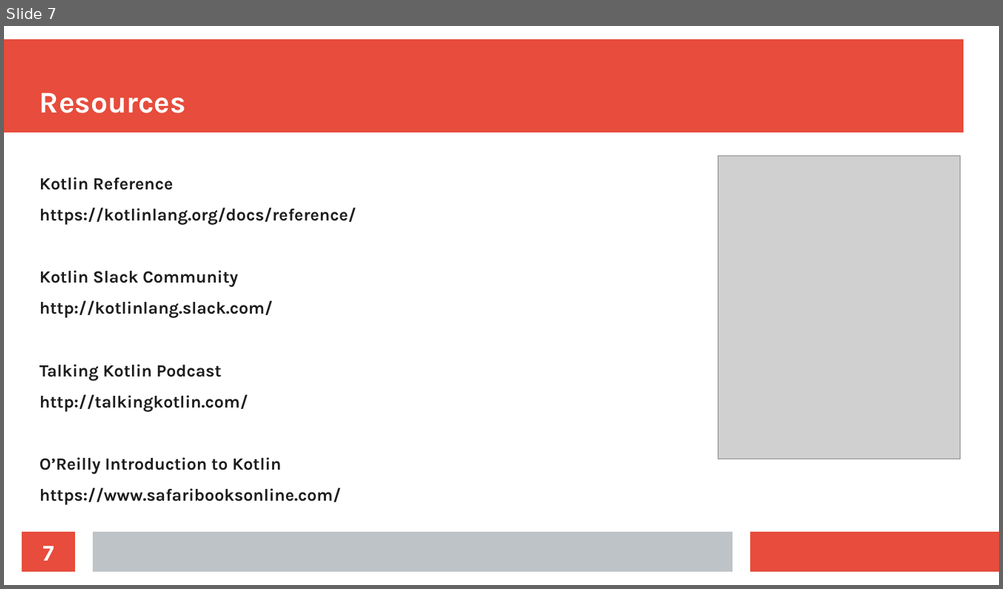
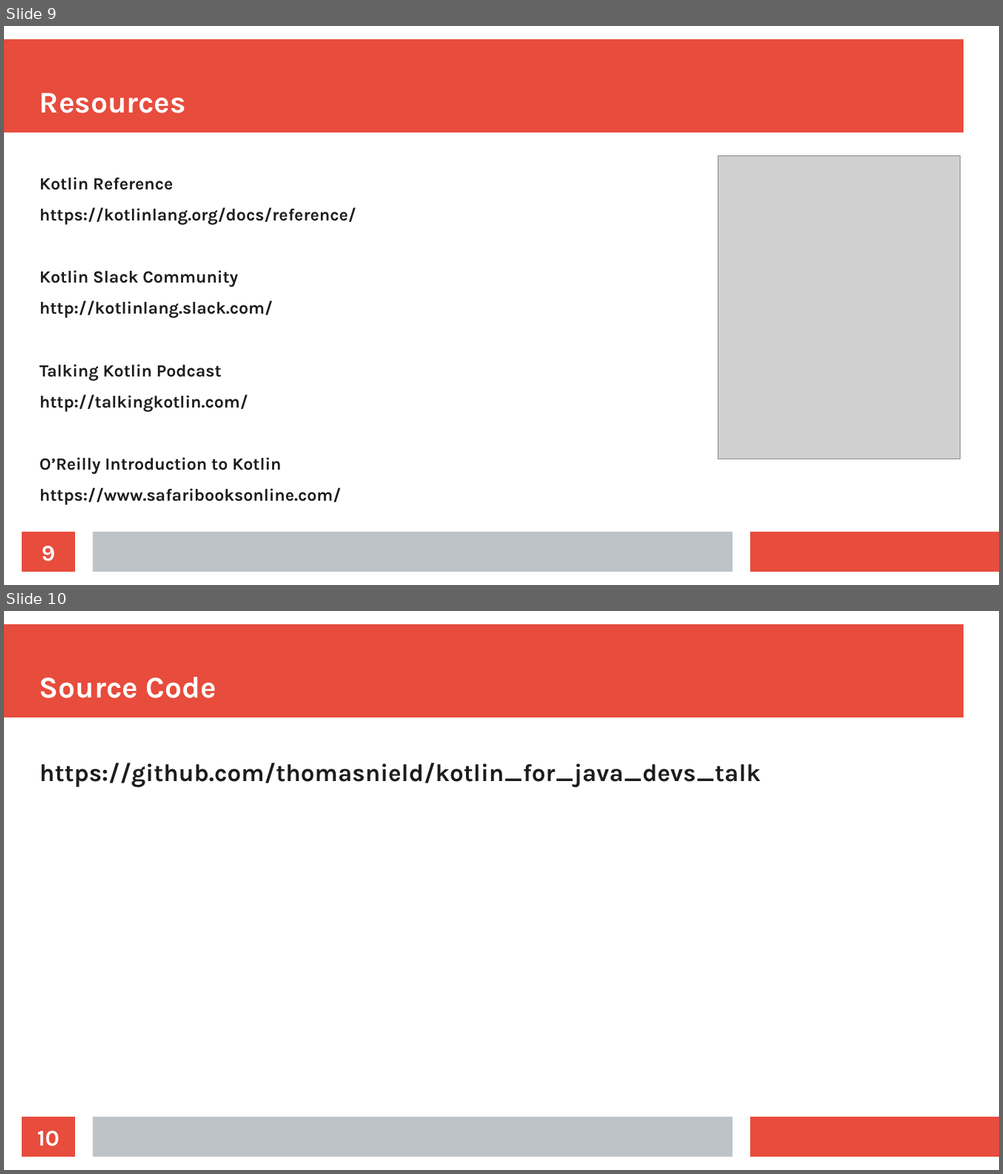
Before and after one commit to thomasnield/kotlin_for_java_devs_talk, a slide deck: slides.odp. Shown one above the other, each under a label of ours: slide 7 before the commit, slides 9 and 10 after it. The pictures are 1003x589 and 1003x1174 pixels, drawn with LibreOffice and Linux fonts; fonts in the diff are those of the drawing; grey boxes stand for pictures. Boxes give left, top, right and bottom in pixels: in the first picture for what was removed or moved away, otherwise in the second. Text is boxed around its words. In the diff, an @@ line names an element or a change of style, - is before the commit and + after.

```diff
--- a/slides.odp
+++ b/slides.odp
@@ slide 10 added at bbox=[4, 611, 999, 1170], background #FFFFFF; not listed: 3 template elements that a slide beside it also shows @@
@@ title added at bbox=[40, 677, 216, 698], 24 pt, text #FFFFFF, bold @@
+Source Code
@@ text added at bbox=[40, 763, 760, 788], 19.5 pt, text #1C1C1C, bold @@
+https://github.com/thomasnield/kotlin_for_java_devs_talk
@@ page number added at bbox=[22, 1117, 75, 1157], fill #E74C3C, 18 pt, text #FFFFFF, bold @@
+10
@@ what was slide 7 is now slide 9 @@
@@ page number at bbox=[42, 546, 56, 562]: text changed @@
-7
+9
```
Also in this commit, not shown: 2 other slides added, 22 other files.
